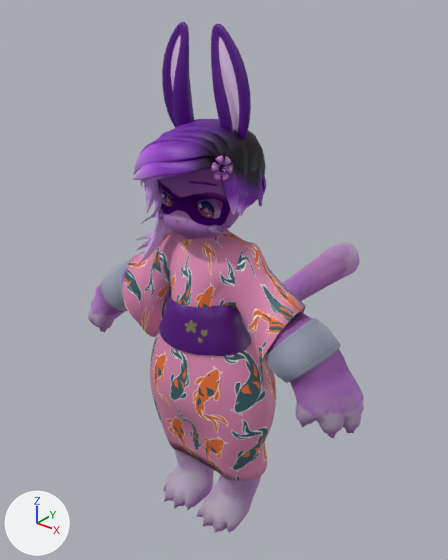
The Blender file Assets/Mokuri_Project/Lesser_Mokuri/Lesser_Mokuri/My Lil Mokuri (Blender).blend as it was, and as the next commit left it.
Camera for both pictures: a camera (50 mm lens) standing at (0.835, -1.003, 1.298) and looking at (-0.1, 0.165, 0.574). Every picture has the same lights, and +X, +Y and +Z are marked at lower left.

In view in the first picture: 'Body', 'Ears', 'Flower', 'Hair', 'Yukata'.
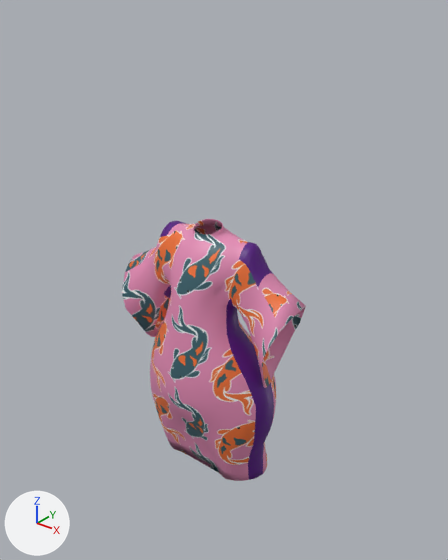
Boxes (x1, y1, x2, y2) around the edits, measured in the pictures (448 x 560 px):
'Yukata', reshaped: before (122, 230, 306, 481); after (122, 219, 306, 481)
'Body', hidden: before (88, 168, 364, 533)
'Hair', hidden (purple): before (133, 119, 266, 267)
'Ears', hidden (purple): before (162, 22, 251, 140)
'Flower', hidden: before (212, 155, 233, 181)
part 1 of me_cube, deleted (purple): before (159, 286, 251, 356)
part 2 of me_cube, surface changed: (122, 230, 306, 481) in both

What changed in the scene script:
```text
Change me_cube:
    used by ob_yukata; location = (0.0, 0.04, 0.679); scale = (0.0071, 0.00173, 0.0144)
    remove me_cube.from_pydata(...)  # 1829 vertices, 1717 faces; spans x -34.1..34.1, y -104.2..39.4, z -36.5..9.3
    add me_cube.from_pydata(...)  # 1645 vertices, 1579 faces; spans x -34.1..34.1, y -104.2..39.4, z -36.5..9.3
    me_cube part 1: the loose piece of 184 vertices spanning x -17.0..17.0, y -100.4..9.4, z -9.7..-1.7 is deleted
    me_cube part 2: 1579 kept faces spanning x -34.1..34.1, y -104.2..39.4, z -36.5..9.3 get new texture (UV) coordinates
Change ob_body:
    add ob_body.hide_set(True)
Change ob_hair:
    add ob_hair.hide_set(True)
Change ob_ears:
    add ob_ears.hide_set(True)
Change ob_flower:
    add ob_flower.hide_set(True)
```
